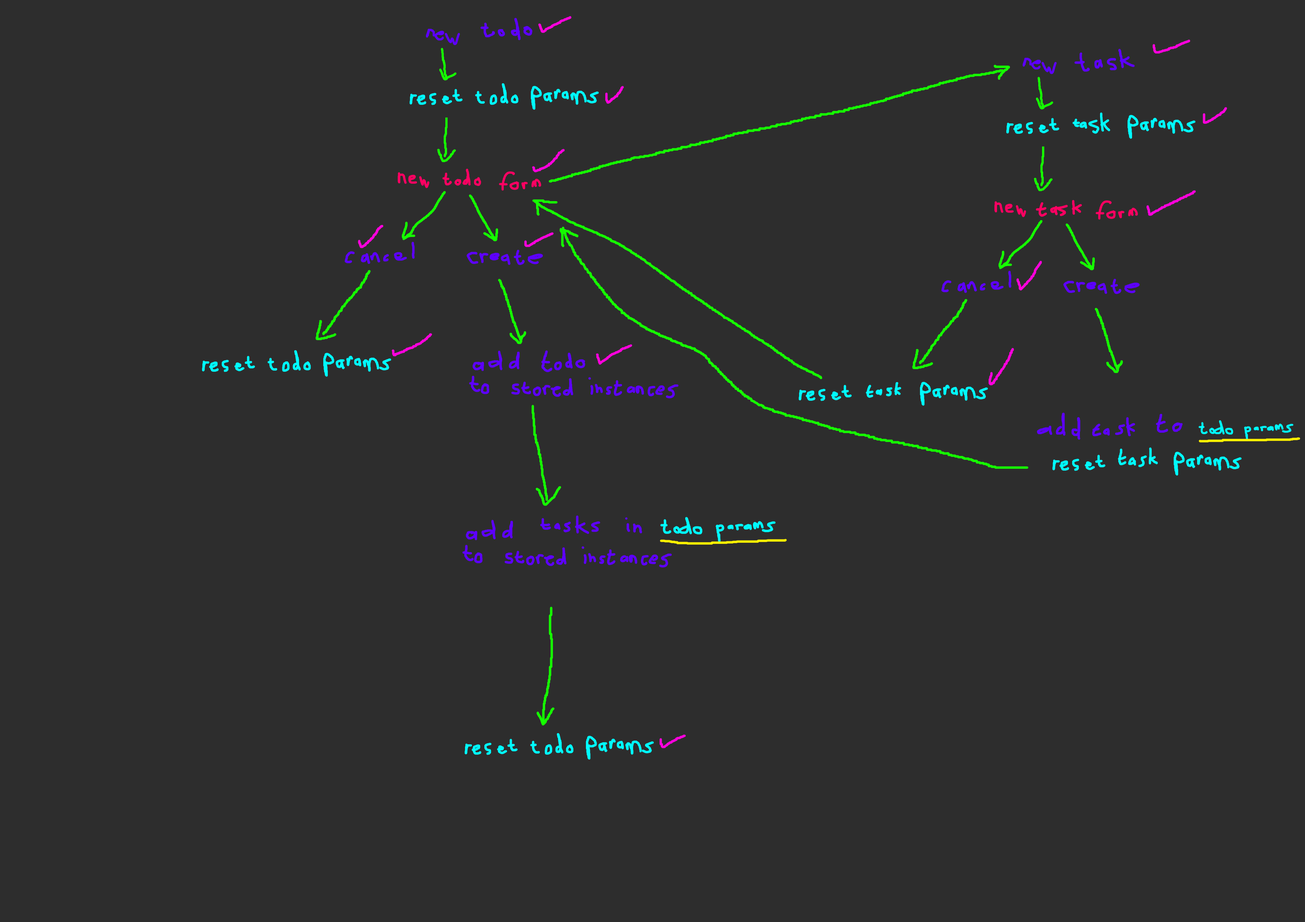
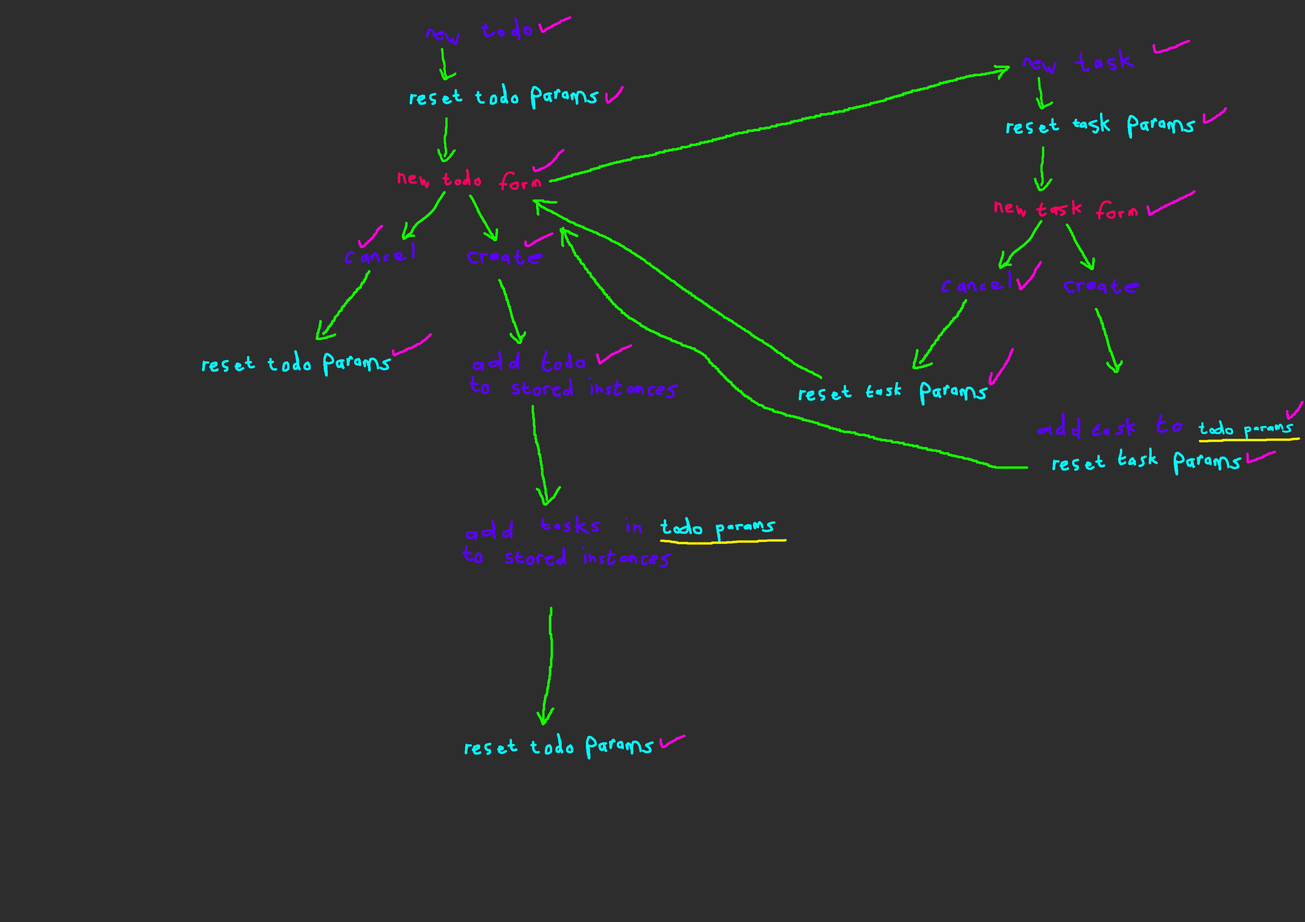
Layers edited between the first and the second 1305 x 922 image:
painted on "Paint Layer 2" over 1245, 400, 1304, 464
